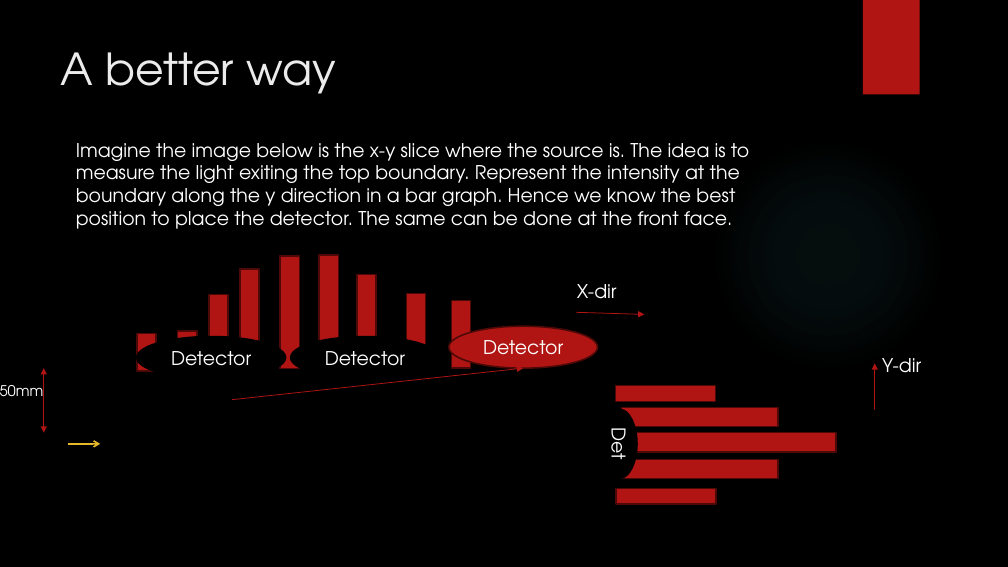
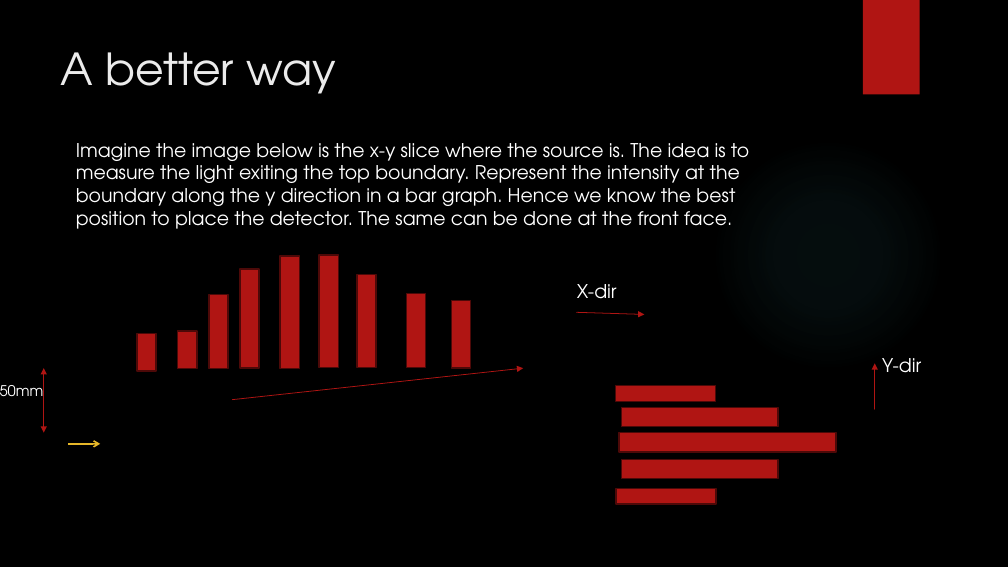
Before and after one commit to KAANVOLKAN05/GPGPU_Research, a slide deck: slide 8 of MonteCarlo/MonteCarloProj/Presentation for West River.pptx. Drawn at 1008x567 pixels with LibreOffice and Linux fonts; fonts in the diff are those of the drawing; background and template pictures are left out. Boxes give left, top, right and bottom in pixels: in the first picture for what was removed or moved away, otherwise in the second. Text is boxed around its words. In the diff, an @@ line names an element or a change of style, - is before the commit and + after.

```diff
--- a/MonteCarlo/MonteCarloProj/Presentation for West River.pptx
+++ b/MonteCarlo/MonteCarloProj/Presentation for West River.pptx
@@ ellipse removed at bbox=[449, 326, 598, 368] @@
-Detector
@@ ellipse removed at bbox=[137, 337, 286, 379] @@
-Detector
@@ ellipse removed at bbox=[290, 337, 439, 379] @@
-Detector
@@ ellipse removed at bbox=[602, 409, 637, 479] @@
-Det
```
Also in this commit, not shown: 1 other file.
